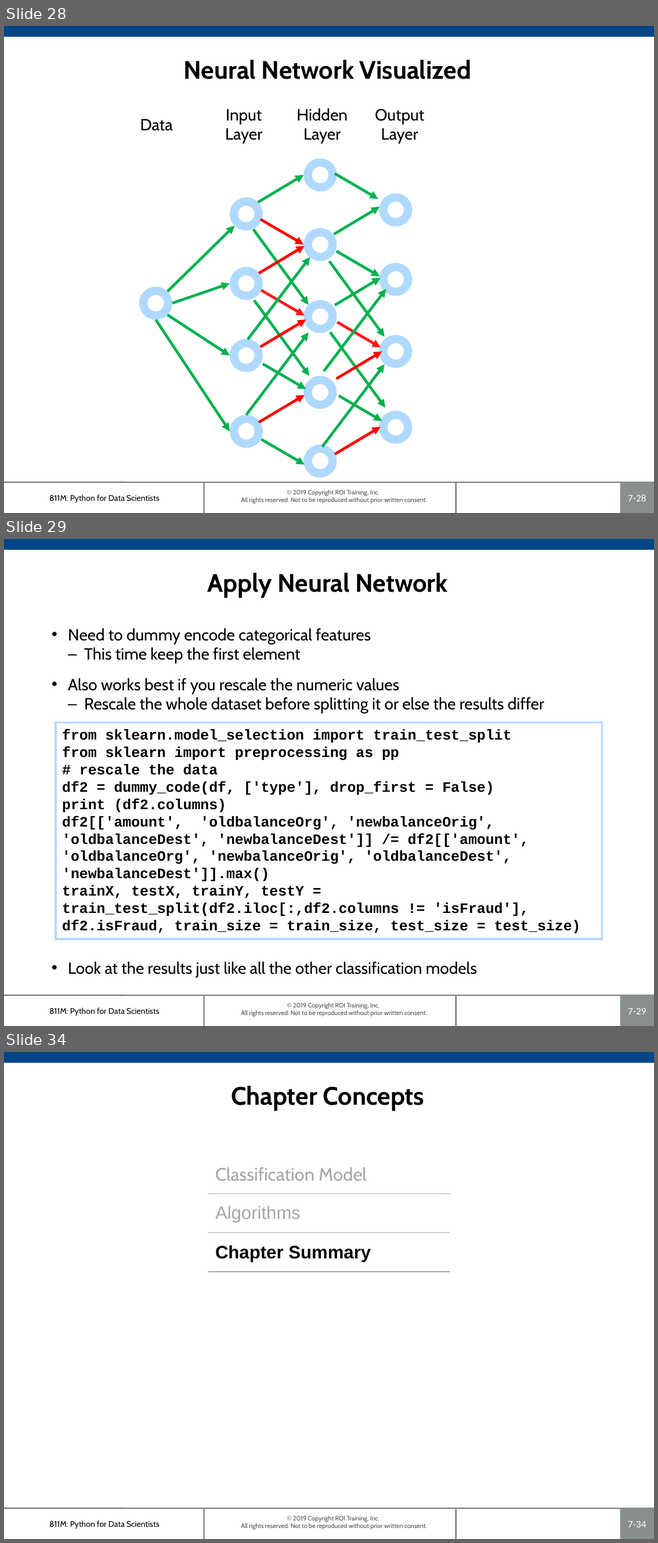
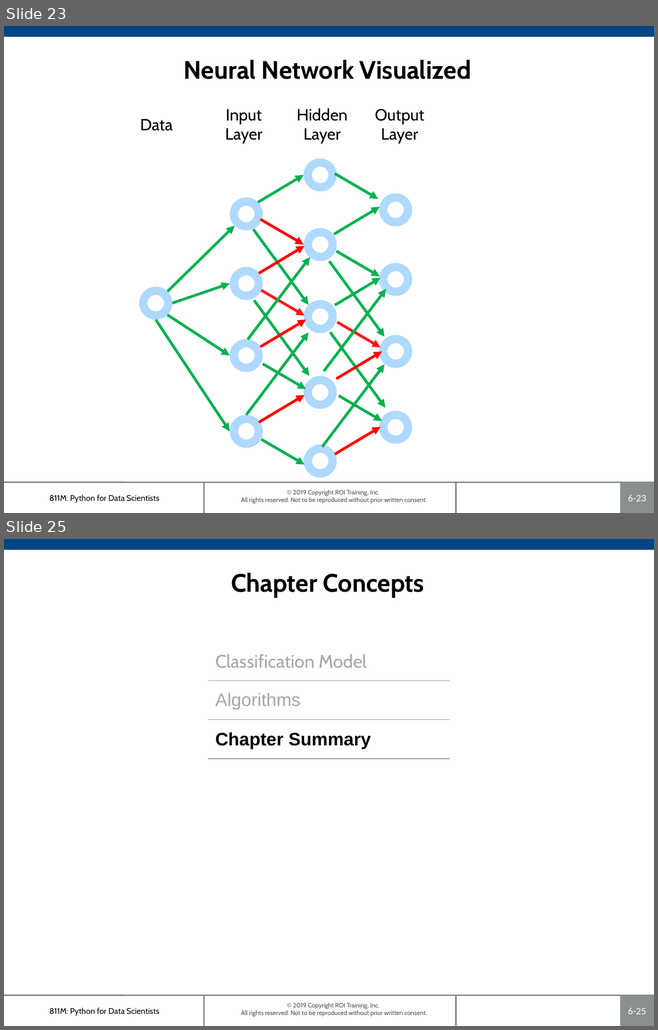
Before and after one commit to roitraining/SparkforDataEngineers, a slide deck: Ch06_ClassificationModels.pptx. Shown one above the other, each under a label of ours: slides 28, 29 and 34 before the commit, slides 23 and 25 after it; the slides between them are not shown. The pictures are 658x1543 and 658x1030 pixels, drawn with LibreOffice and Linux fonts; fonts in the diff are those of the drawing; background and template pictures are left out. Boxes give left, top, right and bottom in pixels: in the first picture for what was removed or moved away, otherwise in the second. Text is boxed around its words. In the diff, an @@ line names an element or a change of style, - is before the commit and + after.

```diff
--- a/Ch06_ClassificationModels.pptx
+++ b/Ch06_ClassificationModels.pptx
@@ slide 29 removed at [4,539,654,1026], background #FFFFFF; not listed: 7 template elements that a slide beside it also shows @@
@@ title removed at [207,573,448,598] @@
-Apply Neural Network
@@ text removed at [68,628,544,977] @@
-• Need to dummy encode categorical features
-  – This time keep the first element
-• Also works best if you rescale the numeric values
-  – Rescale the whole dataset before splitting it or else the results differ
-• Look at the results just like all the other classification models
@@ rectangle removed at [56,723,603,939] @@
-from sklearn.model_selection import train_test_split
-from sklearn import preprocessing as pp
-# rescale the data
-df2 = dummy_code(df, ['type'], drop_first = False)
-print (df2.columns)
-df2[['amount', 'oldbalanceOrg', 'newbalanceOrig', 'oldbalanceDest', 'newbalanceDest']] /= df2[['amount', 'oldbalanceOrg', 'newbalanceOrig', 'oldbalanceDest', 'newbalanceDest']].max()
-trainX, testX, trainY, testY = train_test_split(df2.iloc[:,df2.columns != 'isFraud'], df2.isFraud, train_size = train_size, test_size = test_size)
@@ what was slide 28 is now slide 23 @@
@@ page number at [628,495,645,502]: text changed @@
-7-28
+6-23
@@ what was slide 34 is now slide 25 @@
@@ page number at [628,1008,645,1015]: text changed @@
-7-34
+6-25
```
Also in this commit, not shown: 6 slides changed, 9 slides added, 17 other slides removed, 1 other file.
